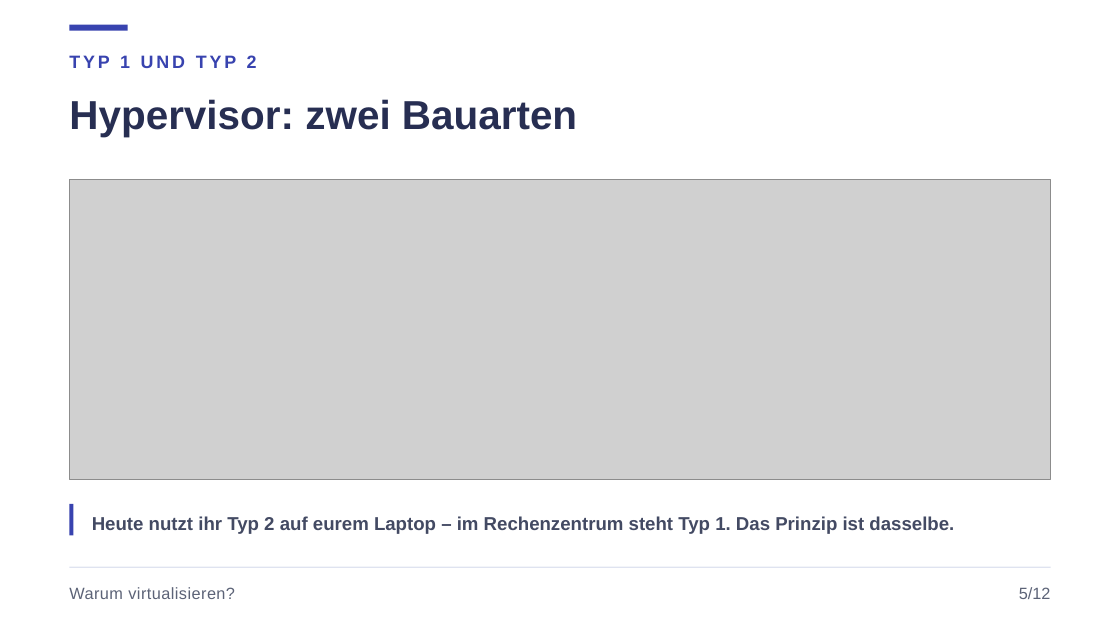
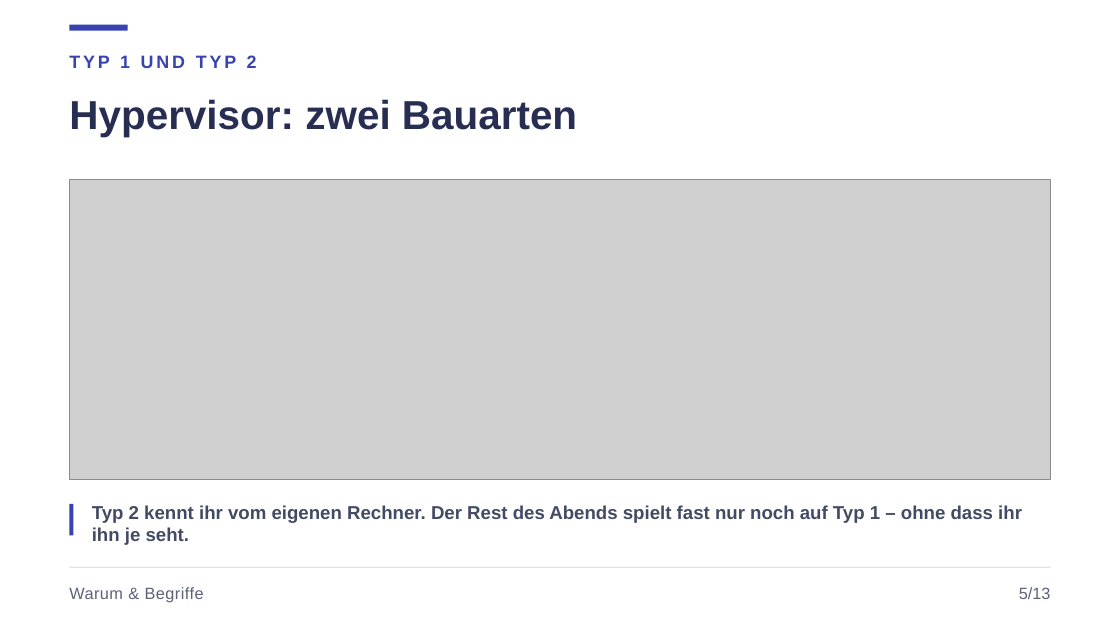
Before and after one commit to JacobMenge/kurs-unterlagen, a slide deck: slide 7 of folien/04-virtualisierung.pptx. Drawn at 1120x630 pixels with LibreOffice and Linux fonts; fonts in the diff are those of the drawing; grey boxes stand for pictures. Boxes give left, top, right and bottom in pixels: in the first picture for what was removed or moved away, otherwise in the second. Text is boxed around its words. In the diff, an @@ line names an element or a change of style, - is before the commit and + after.

```diff
--- a/folien/04-virtualisierung.pptx
+++ b/folien/04-virtualisierung.pptx
@@ text at (x1=92, y1=505, x2=1022, y2=545): text changed @@
-Heute nutzt ihr Typ 2 auf eurem Laptop – im Rechenzentrum steht Typ 1. Das Prinzip ist dasselbe.
+Typ 2 kennt ihr vom eigenen Rechner. Der Rest des Abends spielt fast nur noch auf Typ 1 – ohne dass ihr ihn je seht.
@@ text at (x1=69, y1=587, x2=204, y2=603): text changed @@
-Warum virtualisieren?
+Warum & Begriffe
@@ text at (x1=1019, y1=587, x2=1051, y2=599): text changed @@
-5/12
+5/13
```
Also in this commit, not shown: 8 other slides changed, 8 slides added, 7 slides removed, 6 other files.
